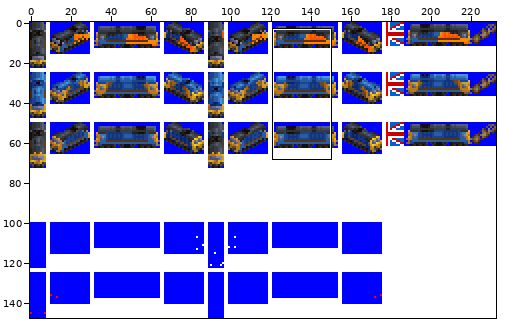
Two states of a sprite sheet, gfx/DIESEL_LOCO/class_70_2.png. The first picture is a wide view before the edit; the outline marks the close-up.
Close-up. Before the commit:
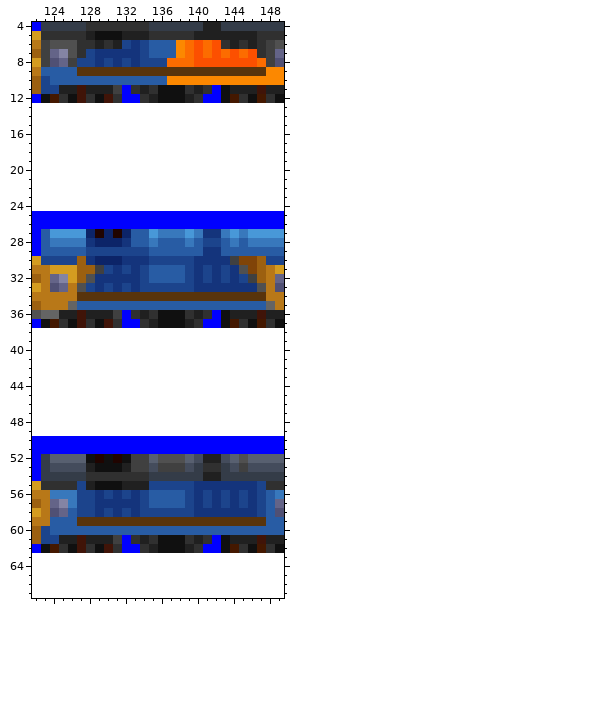
The file is 233x148 pixels. Colours within 5 levels of each other are drawn and written as one. Shown: x 122..149, y 4..67. The commit also changed other parts of the picture, which this record leaves out.
Once edited:
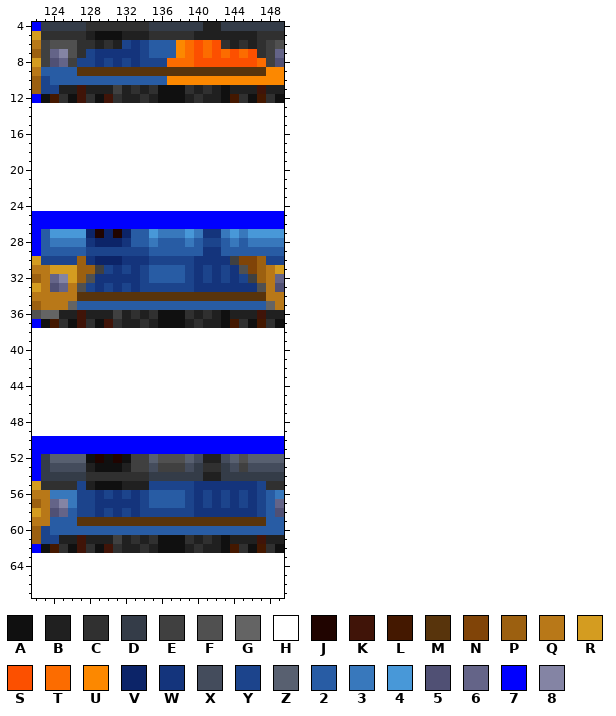
Palette (. is transparent): A #101010  B #202020  C #303030  D #343c48  E #404040  F #505050  G #646464  H #ffffff  J #200400  K #401408  L #441800  M #58340c  N #804408  P #9c6010  Q #b87818  R #d49c20  S #fc5000  T #fc6c00  U #fc8800  V #0c2468  W #14347c  X #444c5c  Y #1c448c  Z #586070  2 #285ca4  3 #3878bc  4 #4898d8  5 #505074  6 #646488  7 #0000ff  8 #8484a4
Changes in this commit:
Colour B replaces colour 7 in row 11 at x 132 and 142; in row 12 at x 132 to 133 and 141 to 142; in row 36 at x 132 and 142; in row 37 at x 132 to 133 and 141 to 142; in row 61 at x 132 and 142; in row 62 at x 132 to 133 and 141 to 142.
Changed places in both close-ups, as pixel boxes (x1, y1, x2, y2):
changed: (122, 85, 140, 103)
changed: (203, 85, 221, 103)
changed: (122, 310, 140, 328)
changed: (203, 310, 221, 328)
changed: (122, 535, 140, 553)
changed: (203, 535, 221, 553)
